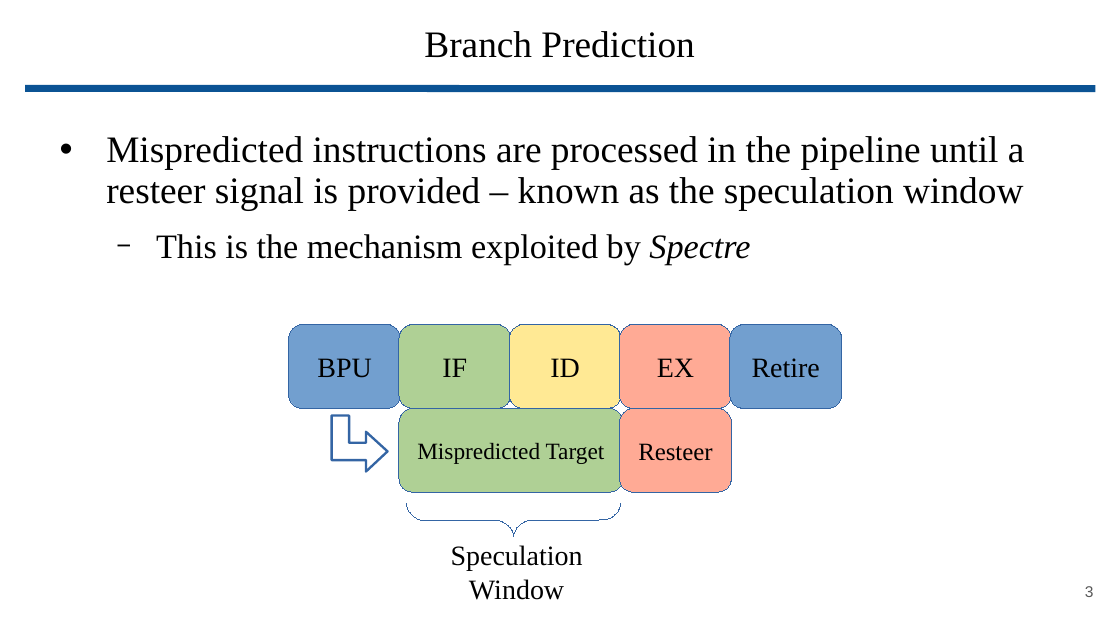
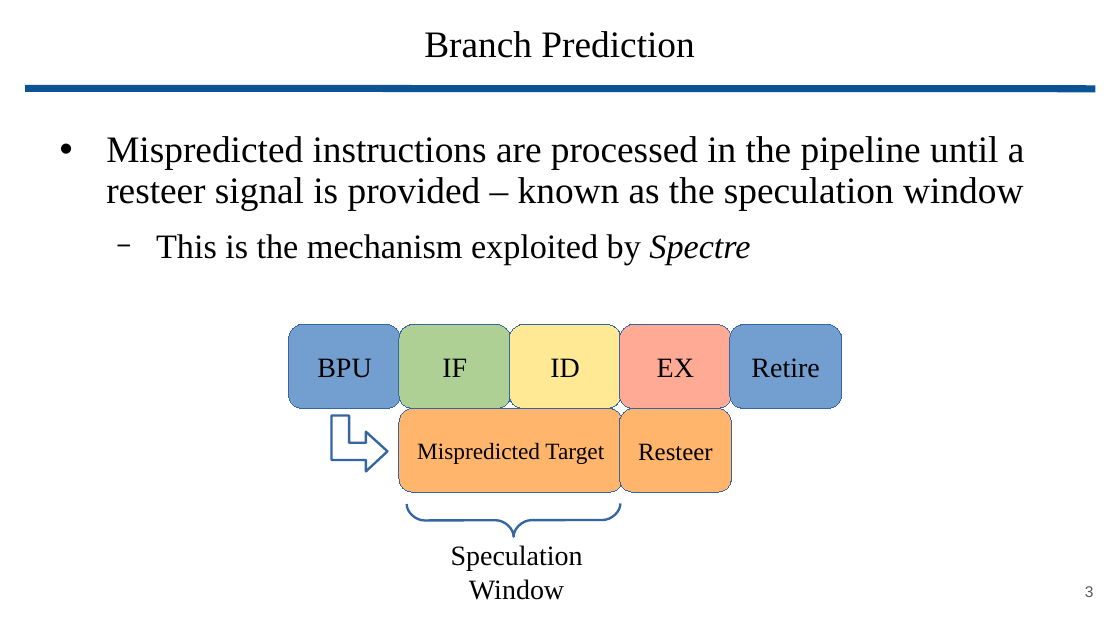
Before and after one commit to wbuz24/grad-research, a slide deck: slide 3 of presentations/Phantom.pptx. Drawn at 1120x630 pixels with LibreOffice and Linux fonts; fonts in the diff are those of the drawing. Boxes give left, top, right and bottom in pixels: in the first picture for what was removed or moved away, otherwise in the second. Text is boxed around its words. In the diff, an @@ line names an element or a change of style, - is before the commit and + after.

```diff
--- a/presentations/Phantom.pptx
+++ b/presentations/Phantom.pptx
@@ rounded rectangle "Mispredicted Target" at [399,409,623,493]: fill #AFD095 to #FFB66C @@
@@ rounded rectangle "Resteer" at [619,409,731,493]: fill #FFAA95 to #FFB66C @@
@@ freeform shape at [407,504,621,537]: outline #3465A4 0 pt to #3465A4 1.5 pt; outline redrawn @@
```
Also in this commit, not shown: 4 other slides changed, 2 slides added, 1 slide removed.
